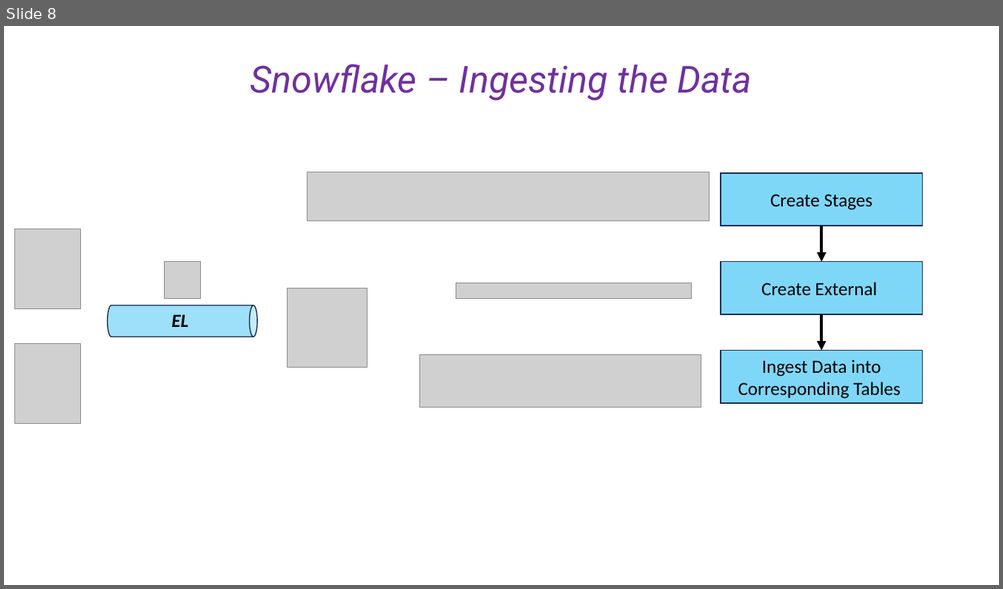
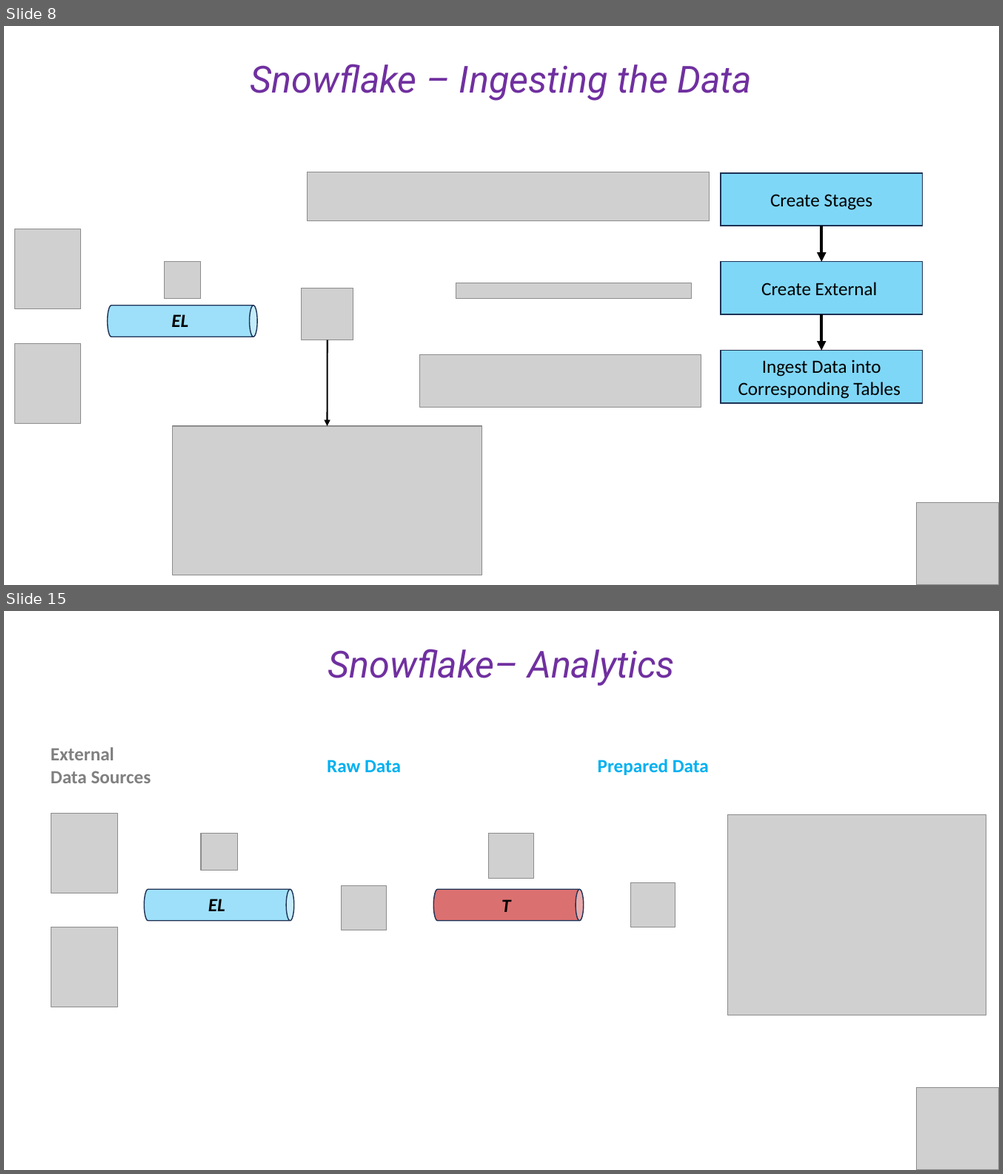
Before and after one commit to cesaramehri/Firn_CaseStudyTest, a slide deck: Case Study - Presentation.pptx. Shown one above the other, each under a label of ours: slide 8 before the commit, slides 8 and 15 after it; the slides between them are not shown. The pictures are 1003x589 and 1003x1174 pixels, drawn with LibreOffice and Linux fonts; fonts in the diff are those of the drawing; grey boxes stand for pictures. Boxes give left, top, right and bottom in pixels: in the first picture for what was removed or moved away, otherwise in the second. Text is boxed around its words. In the diff, an @@ line names an element or a change of style, - is before the commit and + after.

```diff
--- a/Case Study - Presentation.pptx
+++ b/Case Study - Presentation.pptx
@@ slide 15 added at (x1=4, y1=611, x2=999, y2=1170), background #FFFFFF @@
@@ text added at (x1=327, y1=649, x2=674, y2=686), 36 pt, text #7030A0, italic @@
+Snowflake– Analytics
@@ group added at (x1=51, y1=747, x2=708, y2=1008): 6 pictures, 5 texts, 2 cylinders @@
+EL
+T
+Raw Data
+External
+Data Sources
+Prepared Data
@@ picture added at (x1=728, y1=815, x2=987, y2=1015) @@
@@ picture added at (x1=916, y1=1088, x2=999, y2=1170) @@
@@ slide 8 changed as well @@
@@ picture resized from (x1=287, y1=289, x2=367, y2=368) to (x1=301, y1=289, x2=353, y2=340) @@
@@ arrow added from (327, 340) to (327, 426), #000000 1.5 pt @@
@@ picture added at (x1=173, y1=426, x2=482, y2=576) @@
@@ picture added at (x1=916, y1=503, x2=999, y2=585) @@
```
Also in this commit, not shown: 8 other slides changed, 6 other slides added, 5 other files.
